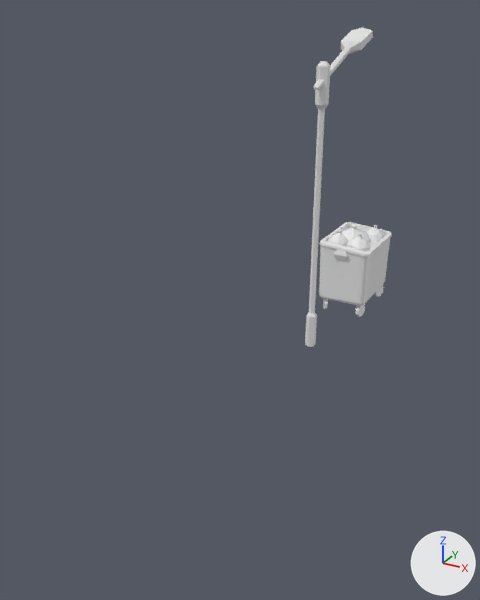
The Blender file LD46-DiscoViking/ld-46/Assets/Meshs/street_props_1.blend as it was, and as the next commit left it.
Camera for both pictures: a 50 mm camera at (7.5, -22.4, 9.1) aimed at (-1.0, -7.0, 1.4). Every picture has the same lights, and +X, +Y and +Z are marked at lower right.

The first picture shows 'GarbageBin', 'StreetLamp'.
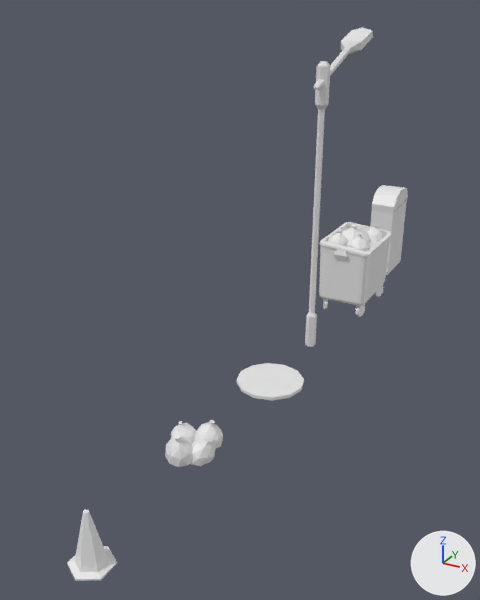
The change, as a diff of the scene's bpy script:
```diff
--- a/LD46-DiscoViking/ld-46/Assets/Meshs/street_props_1.blend.py
+++ b/LD46-DiscoViking/ld-46/Assets/Meshs/street_props_1.blend.py
@@ me_cube_004 @@
+me_cube_004.from_pydata(...)  # 46 vertices, 43 faces; spans x -0.47..0.47, y -0.99..0.99, z -1.03..2.41
@@ me_cylinder_003 @@
+me_cylinder_003.from_pydata(...)  # 24 vertices, 20 faces; spans x -0.428..0.428, y -0.494..0.494, z -0.583..0.746
@@ me_cube_003 @@
+me_cube_003.from_pydata(...)  # 240 vertices, 288 faces; spans x -0.92..0.45, y -0.69..0.86, z -0.13..0.75
@@ me_cylinder_002 @@
+me_cylinder_002.from_pydata(...)  # a 12-sided cylinder along z spanning x -1.0..1.0, y -1.0..1.0, z -0.05..0.05
@@ ob_mailbox @@
+ob_mailbox = bpy.data.objects.new('MailBox', me_cube_004)
+ob_mailbox.location = (0.0, 4.0, 0.0)
@@ ob_trafficcone @@
+ob_trafficcone = bpy.data.objects.new('TrafficCone', me_cylinder_003)
+ob_trafficcone.location = (0.0, -15.0, -0.5)
@@ ob_garbage @@
+ob_garbage = bpy.data.objects.new('Garbage', me_cube_003)
+ob_garbage.location = (0.0, -11.0, -1.0)
@@ ob_manholecover @@
+ob_manholecover = bpy.data.objects.new('ManHoleCover', me_cylinder_002)
+ob_manholecover.location = (0.0, -7.0, -1.0)
```

Location of each change, (x1, y1, x2, y2) in pixels of the pictures (480 x 600 px):
'Garbage', added
    after: (165, 420, 223, 467)
'ManHoleCover', added
    after: (236, 363, 304, 401)
'MailBox', added
    after: (370, 185, 408, 275)
'TrafficCone', added
    after: (67, 510, 117, 581)
